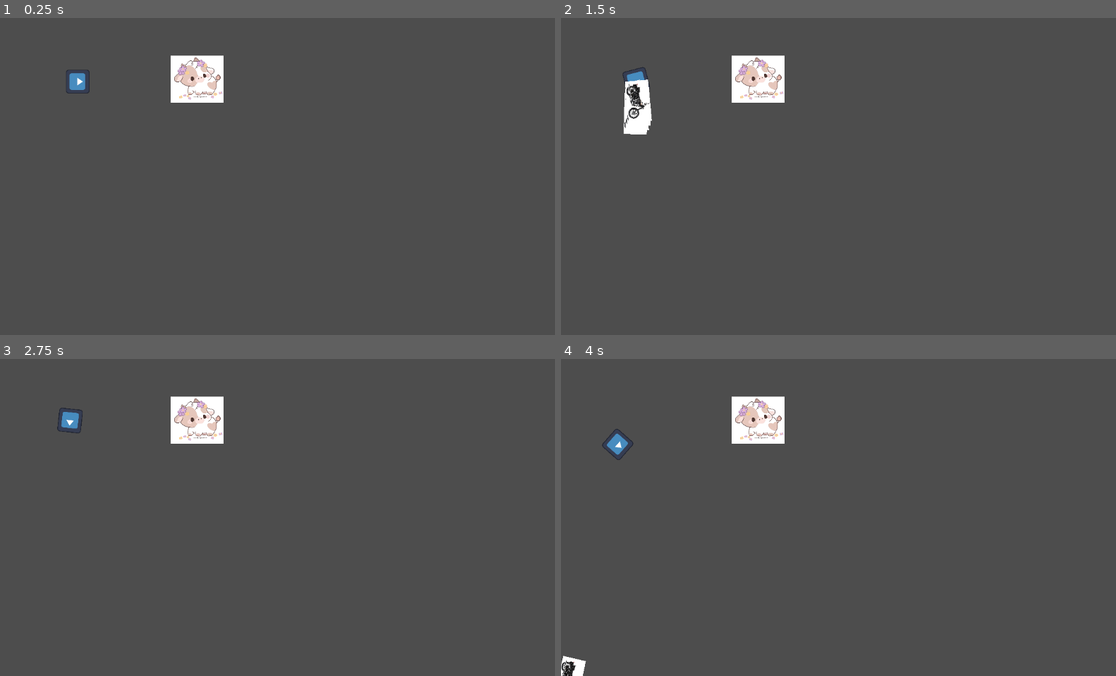
Above: before the commit, frames 1-4 (two rows, left to right).
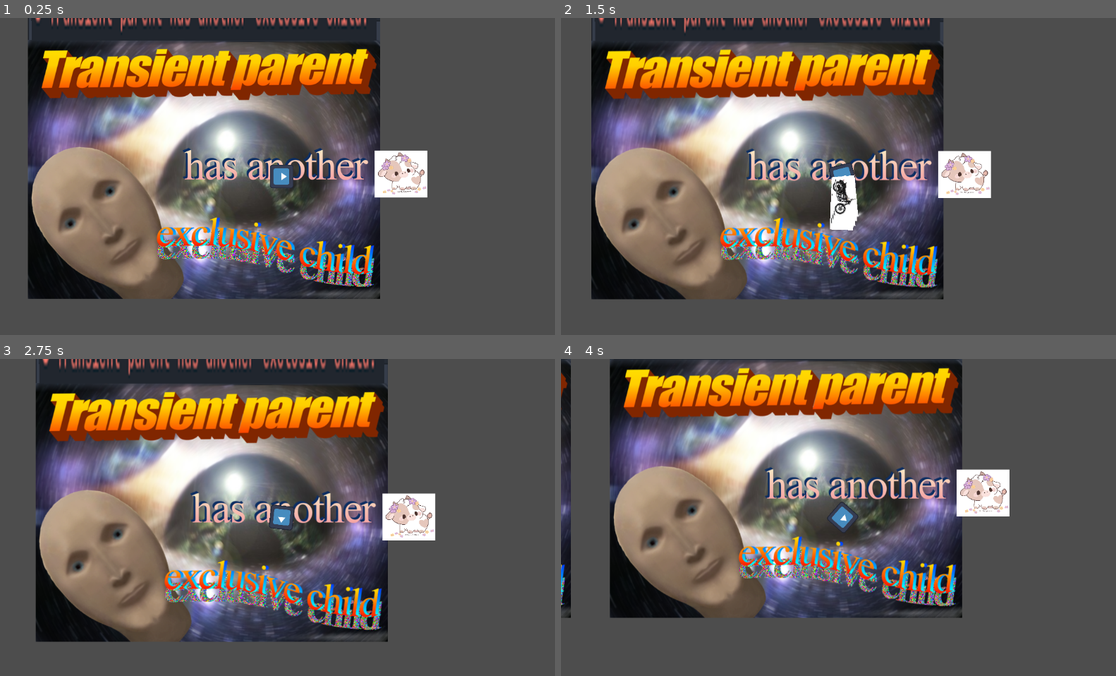
Above: after the commit, the same moments.

Repository: bear-minimum-studio/space-bear
Game: Godot game, scene res://World.tscn
Two runs of this game, one before a commit and one after it. Both use one fixed random seed, a clock stepped at 60 frames per second and the inputs below. The engine's default icon, where the game draws it, is replaced by a stand-in: a white triangle on a blue panel in a dark square.
Inputs:
- Up to frame 1 (0.25 s): no input
- Up to frame 2 (1.5 s): tap Enter at 0.5 s; hold Right (turn_right) 0.53-1.28 s; tap Down (decelerate) at 0.6 s; hold Left (turn_left) from 1.28 s (still down); tap Space (fire) at 1.35 s
- Up to frame 3 (2.75 s): release Left (turn_left) at 2.03 s; hold Right (turn_right) from 2.03 s (still down); tap Down (decelerate) at 2.1 s
- Up to frame 4 (4 s): release Right (turn_right) at 2.78 s; hold Up (accelerate) 2.78-3.53 s; tap Space (fire) at 2.85 s; hold Left (turn_left) from 3.53 s (still down); tap Down (decelerate) at 3.6 s

The runs differ from the first frame. In frame 1, 48% of the frame differs, in the area x 4-78%, y 0-89%; in frame 2, 48%, in the area x 5-78%, y 0-89%; in frame 3, 48%; in frame 4, 45%.

Commit message:
feat: add placeholder background

Diff:
--- a/World.tscn
+++ b/World.tscn
@@ -1,14 +1,26 @@
-[gd_scene load_steps=4 format=3 uid="uid://bw4w3ebkgwrpc"]
+[gd_scene load_steps=5 format=3 uid="uid://bw4w3ebkgwrpc"]
 
 [ext_resource type="Script" path="res://World.gd" id="1_kjg2t"]
 [ext_resource type="PackedScene" uid="uid://cdmod1k47gntm" path="res://Player.tscn" id="1_yasag"]
-[ext_resource type="PackedScene" uid="uid://bs6jmmclexxuu" path="res://Enemy.tscn" id="3_dv0ok"]
+[ext_resource type="Texture2D" uid="uid://tvjvd66hj1o2" path="res://background.png" id="2_u5tv3"]
+[ext_resource type="PackedScene" path="res://Enemy.tscn" id="3_dv0ok"]
 
 [node name="World" type="Node2D"]
 script = ExtResource("1_kjg2t")
 
+[node name="ParallaxBackground" type="ParallaxBackground" parent="."]
+
+[node name="ParallaxLayer" type="ParallaxLayer" parent="ParallaxBackground"]
+motion_mirroring = Vector2(800, 800)
+
+[node name="Sprite2D" type="Sprite2D" parent="ParallaxBackground/ParallaxLayer"]
+texture_repeat = 2
+texture = ExtResource("2_u5tv3")
+
 [node name="Player" parent="." instance=ExtResource("1_yasag")]
 position = Vector2(159, 130)
+
+[node name="Camera2D" type="Camera2D" parent="Player"]
 
 [node name="Enemy" parent="." instance=ExtResource("3_dv0ok")]
 position = Vector2(403, 125)
Binary file added: background.png
Not shown, added: background.png.import
